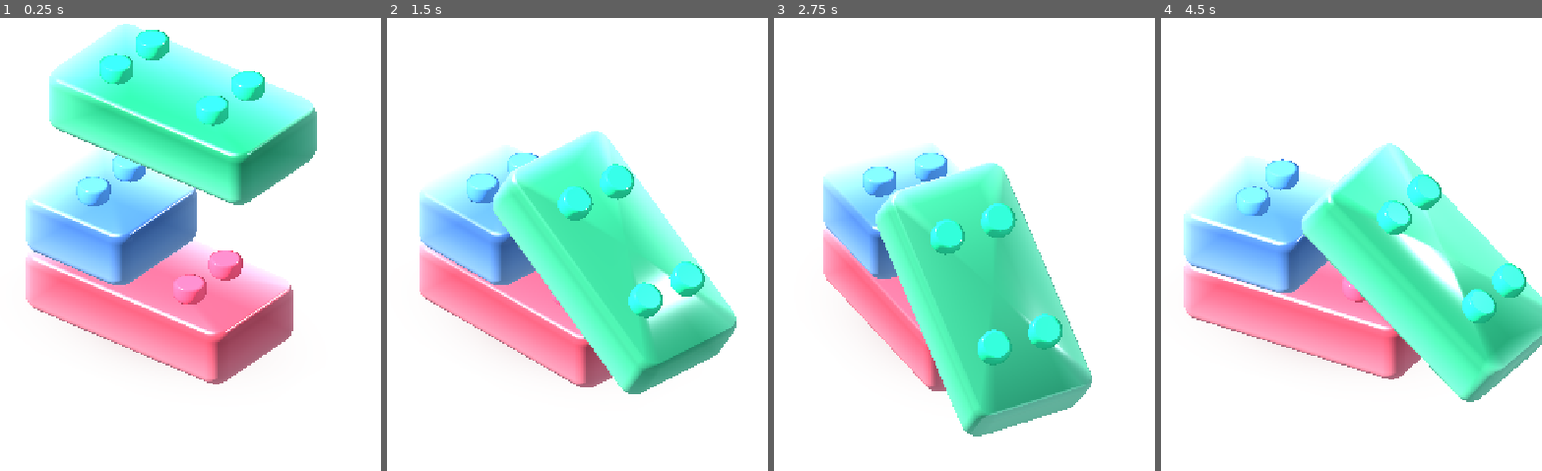
Above: before the commit, frames 1-4 (left to right).
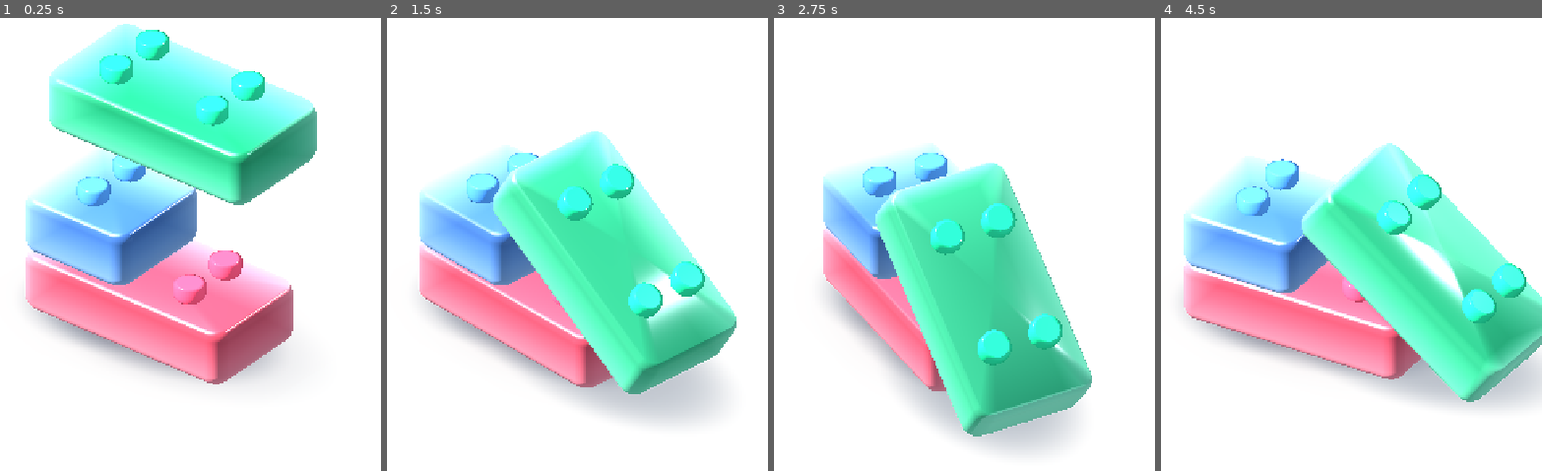
Above: after the commit, the same moments.

Repository: dbrckk/Jelly-bricks
Game: Godot game, scene res://prototypes/single_brick/physics_stack.tscn
The game is run twice, just before and just after one commit, with the same random seed, the same clock (stepped at 60 frames per second) and the same inputs. This scene is started directly instead of the project's main scene.
Inputs (mouse positions are in pixels of both pictures, inside the frame that each line leads up to):
- Up to frame 1 (0.25 s): no input
- Up to frame 2 (1.5 s): tap Enter at 0.5 s; move the mouse to (642, 185) at 0.52 s; click (642, 185) at 0.67 s; drag from (459, 262) to (524, 380) at 1.27 s
- Up to frame 3 (2.75 s): move the mouse to (975, 49) at 2.02 s; click (975, 49) at 2.17 s
- Up to frame 4 (4.5 s): drag from (1298, 380) to (1187, 104) at 2.77 s; move the mouse to (1454, 344) at 3.52 s; click (1454, 344) at 3.67 s; drag from (1187, 104) to (1252, 27) at 4.27 s

The runs differ from the first frame. In frame 1, 1.6% of the frame differs, in the area x 8-74%, y 64-81%; in frame 2, 4.1%, in the area x 10-88%, y 62-90%; in frame 3, 3.2%; in frame 4, 3.5%.

Commit message:
feat(physics): tracked soft floor shadows follow 3D rotating gel, height attenuated

Diff:
--- a/native-godot/prototypes/single_brick/physics_stack.gd
+++ b/native-godot/prototypes/single_brick/physics_stack.gd
@@ -12,11 +12,15 @@
 const GEL_OMEGA := 16.0
 const GEL_DAMPING := 0.29
 const STUD_WET = preload("res://prototypes/single_brick/wet_stud.gdshader")
+const SOFT_SHADOW = preload("res://prototypes/single_brick/soft_shadow.gdshader")
 # The lab can compare genuine physics impacts without changing the base
 # scene's verified reference preset (1.0). Keep the multiplier bounded.
 var impact_multiplier: float = 1.0
 var paused_by_user: bool = false
 var bodies: Array[RigidBody3D] = []
+var ground_shadows: Array[MeshInstance3D] = []
+var shadow_paints: Array[ShaderMaterial] = []
+var peak_shadow_travel: float = 0.0
 var impact_energy := PackedFloat32Array([0.0, 0.0, 0.0])
 var spring_displacement := PackedFloat32Array([0.0, 0.0, 0.0])
 var spring_velocity := PackedFloat32Array([0.0, 0.0, 0.0])
@@ -96,6 +100,7 @@
         coat_material.set_shader_parameter("coat_strength", 0.34)
         body.body_entered.connect(_on_contact.bind(i))
         bodies.append(body)
+        _build_ground_shadow(i)
 
     reset_stack()
 
@@ -153,6 +158,40 @@
                 STUD_CENTER_Y, 0.265 if lane == 0 else 0.735)
             parent.add_child(peg)
 
+## Spatial shadows grounded on the studio floor, not glued to a rotating
+## brick. A single soft quad follows each physically measured world pose.
+func _build_ground_shadow(i: int) -> void:
+    var shadow := MeshInstance3D.new()
+    shadow.name = "MovingGroundShadow_%d" % i
+    var plane := PlaneMesh.new()
+    plane.size = Vector2.ONE
+    shadow.mesh = plane
+    var material := ShaderMaterial.new()
+    material.shader = SOFT_SHADOW
+    shadow.material_override = material
+    shadow.cast_shadow = GeometryInstance3D.SHADOW_CASTING_SETTING_OFF
+    add_child(shadow)
+    ground_shadows.append(shadow)
+    shadow_paints.append(material)
+
+func _update_ground_shadow(i: int) -> void:
+    var body: RigidBody3D = bodies[i]
+    var len: float = 1.0 if i == 1 else 2.0
+    var center := body.to_global(Vector3(len * 0.5, 0.30, 0.5))
+    var altitude := maxf(0.0, center.y - 0.30)
+    var shadow: MeshInstance3D = ground_shadows[i]
+    shadow.position = Vector3(center.x, 0.022 + float(i) * 0.001, center.z)
+    var growth := 1.0 + altitude * 0.11
+    shadow.scale = Vector3((len + 0.68) * growth, 1.0,
+        1.54 * growth)
+    shadow_paints[i].set_shader_parameter("shadow_opacity",
+        clampf(0.39 - altitude * 0.16, 0.075, 0.39))
+    peak_shadow_travel = maxf(peak_shadow_travel,
+        shadow.position.distance_to(Vector3(
+            _pose_for_layer(i).x + len * 0.5,
+            0.022 + float(i) * 0.001,
+            _pose_for_layer(i).z + 0.5)))
+
 func _build_floor() -> void:
     floor_body = StaticBody3D.new()
     floor_body.name = "ActualPhysicalFloor"
@@ -193,6 +232,7 @@
     impact_peak = 0.0
     peak_spring_compression = 0.0
     peak_spring_rebound = 0.0
+    peak_shadow_travel = 0.0
     for i in range(bodies.size()):
         var body: RigidBody3D = bodies[i]
         body.freeze = true
@@ -204,6 +244,7 @@
         spring_displacement[i] = 0.0
         spring_velocity[i] = 0.0
         _apply_visual_spring(i, 0.0)
+        _update_ground_shadow(i)
 
 func replay_stack() -> void:
     reset_stack()
@@ -365,6 +406,7 @@
         if impact_energy[i] < IMPACT_THRESHOLD:
             impact_energy[i] = 0.0
         _apply_visual_spring(i, impact_energy[i])
+        _update_ground_shadow(i)
     # The simulation stays awake for collision review, until a new tap.
     # Do not teleport objects to rest or falsify a deterministic collapse.
 
